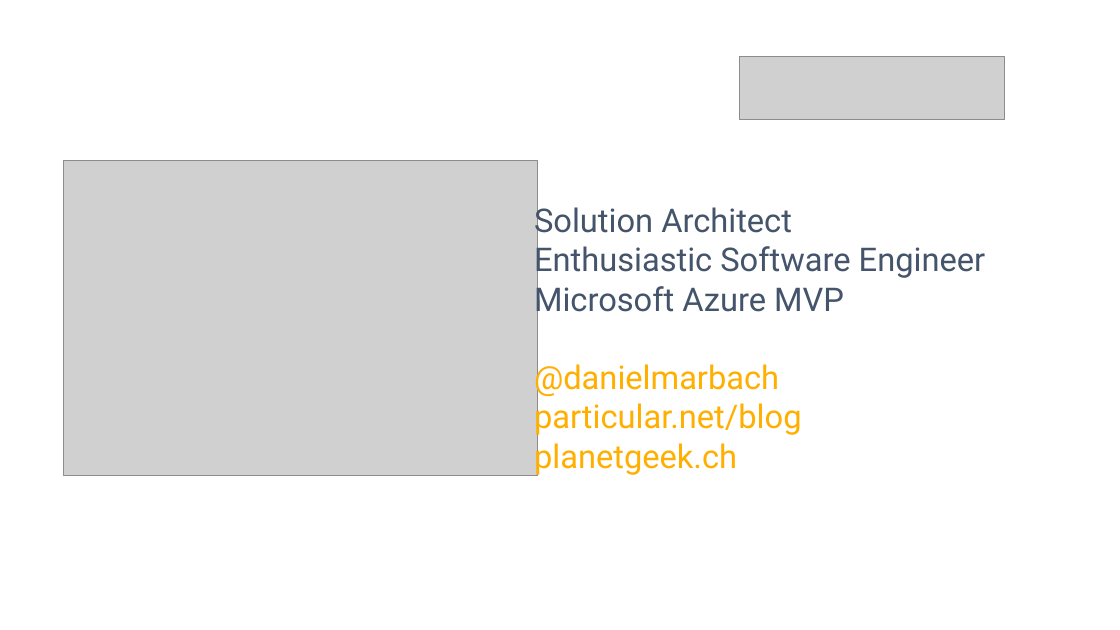
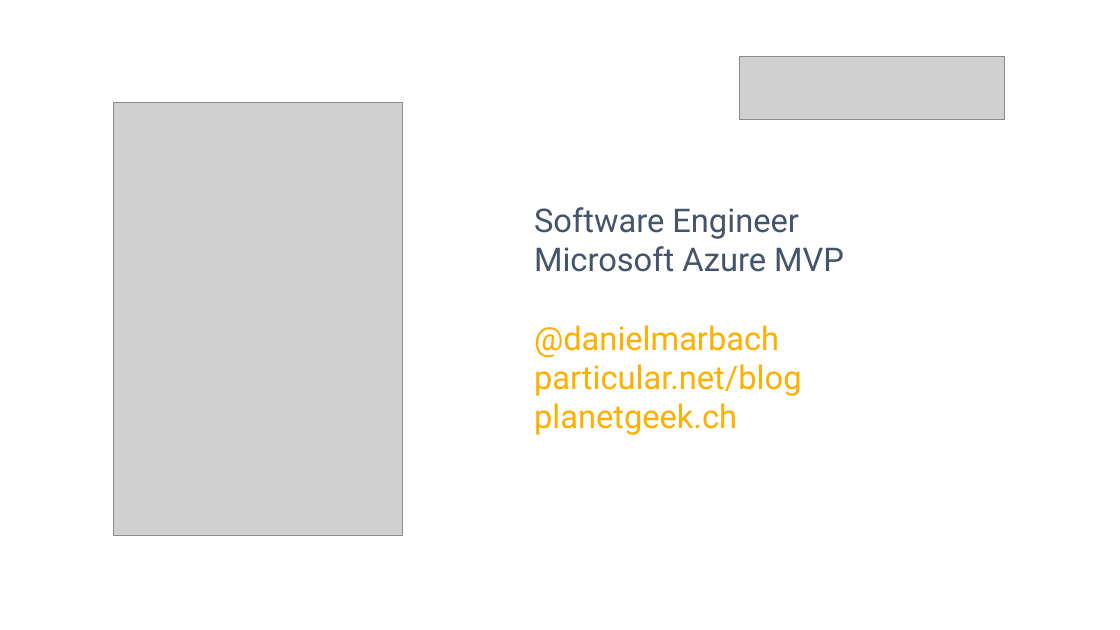
Before and after one commit to danielmarbach/RemoteWorking, a slide deck: slide 2 of presentation.pptx. Drawn at 1120x630 pixels with LibreOffice and Linux fonts; fonts in the diff are those of the drawing; grey boxes stand for pictures. Boxes give left, top, right and bottom in pixels: in the first picture for what was removed or moved away, otherwise in the second. Text is boxed around its words. In the diff, an @@ line names an element or a change of style, - is before the commit and + after.

```diff
--- a/presentation.pptx
+++ b/presentation.pptx
@@ picture added at (113, 103, 402, 536) @@
@@ picture removed at (64, 160, 537, 476) @@
@@ text at (534, 207, 798, 239): text changed @@
-Solution Architect
-Enthusiastic Software Engineer
+Software Engineer
```
Also in this commit, not shown: 1 other slide changed, 3 slides added, 3 slides removed, 2 other files.
